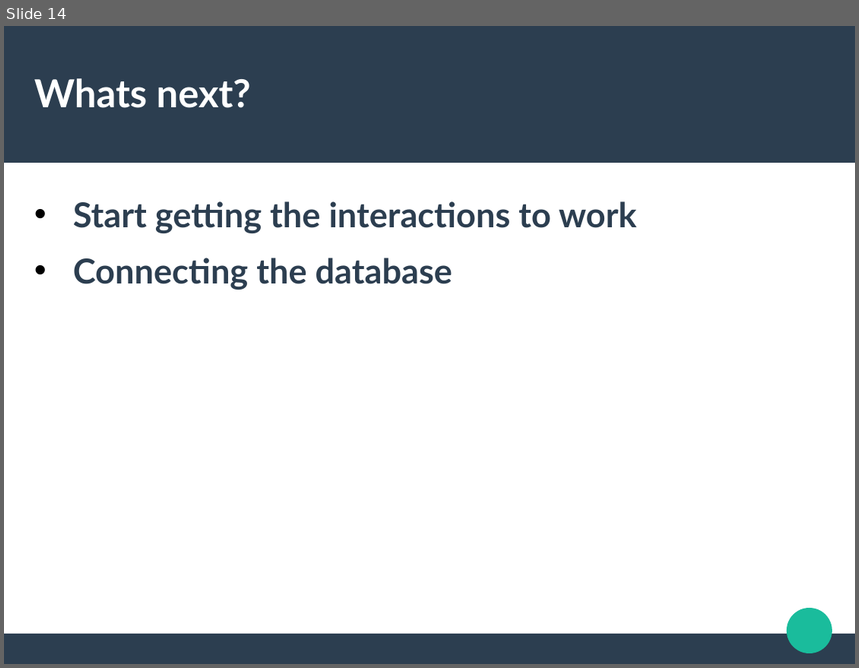
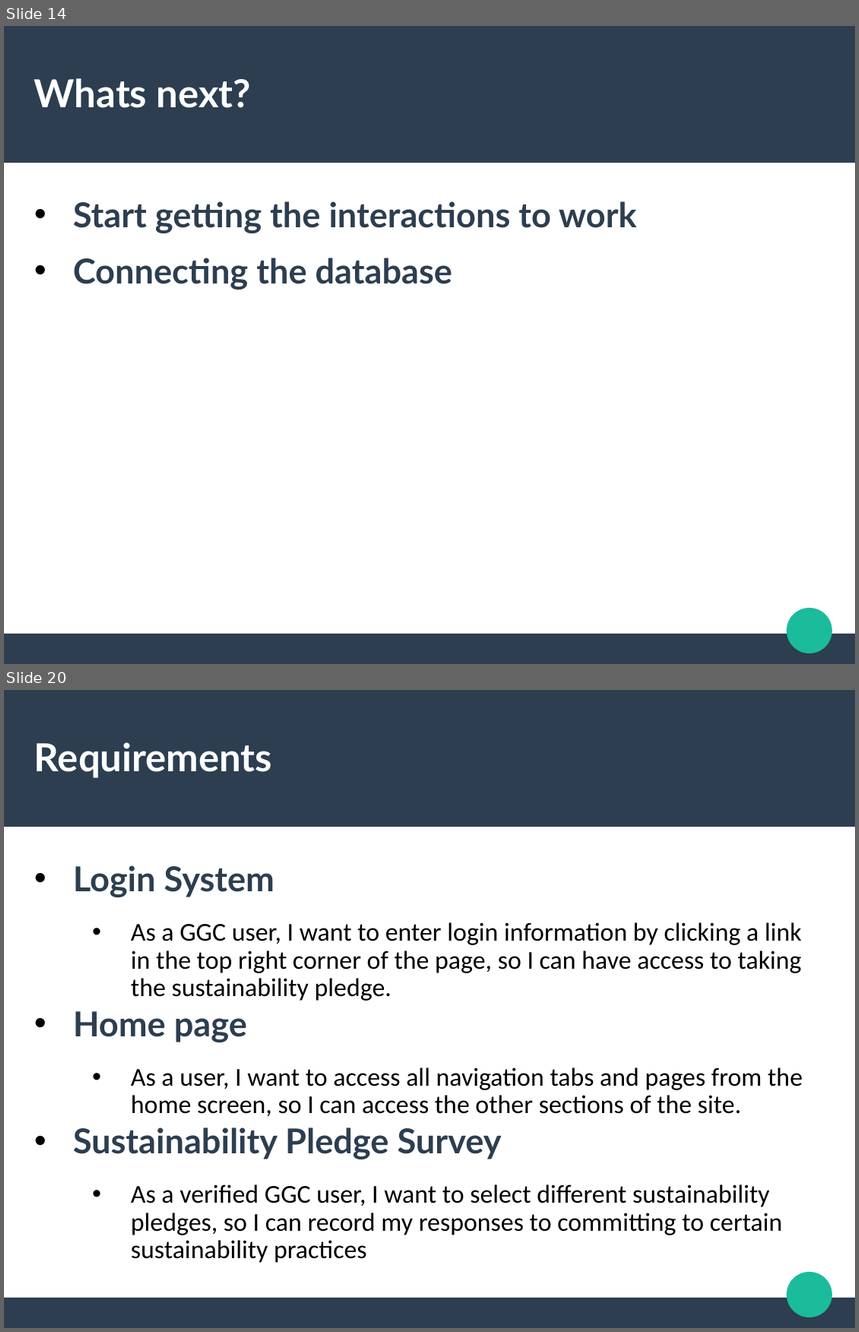
Before and after one commit to GGC-SD/SustainabilityWebsite, a slide deck: Fall2020HTMLDemo/UI.odp. Shown one above the other, each under a label of ours: slide 14 before the commit, slides 14 and 20 after it; the slides between them are not shown. The pictures are 859x668 and 859x1332 pixels, drawn with LibreOffice and Linux fonts; fonts in the diff are those of the drawing. Boxes give left, top, right and bottom in pixels: in the first picture for what was removed or moved away, otherwise in the second. Text is boxed around its words. In the diff, an @@ line names an element or a change of style, - is before the commit and + after.

Commit message:
Added Team Management section to powerpoint

```diff
--- a/Fall2020HTMLDemo/UI.odp
+++ b/Fall2020HTMLDemo/UI.odp
@@ slide 20 added at <box>4,690,855,1328</box>, background #FFFFFF; not listed: 3 template elements that a slide beside it also shows @@
@@ title added at <box>34,742,272,778</box>, 36 pt, text #FFFFFF, bold @@
+Requirements
@@ text added at <box>73,866,803,1263</box>, 24 pt, text #000000 @@
+• Login System
+  • As a GGC user, I want to enter login information by clicking a link in the top right corner of the page, so I can have access to taking the sustainability pledge.
+• Home page
+  • As a user, I want to access all navigation tabs and pages from the home screen, so I can access the other sections of the site.
+• Sustainability Pledge Survey
+  • As a verified GGC user, I want to select different sustainability pledges, so I can record my responses to committing to certain sustainability practices
```
Also in this commit, not shown: 10 other slides added.
